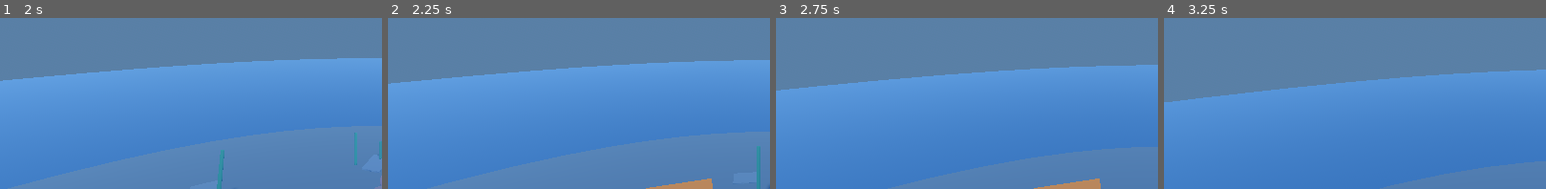
Above: before the commit, frames 1-4 (left to right).
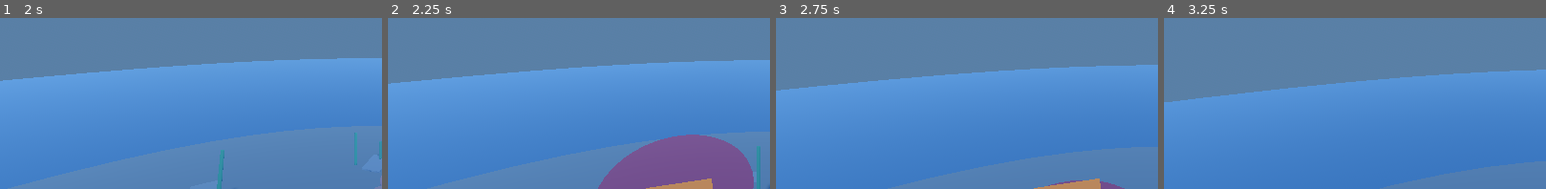
Above: after the commit, the same moments.

Repository: onebit-aidan-kris/scary-fish-jam
Game: Godot game, scene res://scenes/levels/fishing/fishing_level.tscn
Two runs of this game, one before a commit and one after it. Both use one fixed random seed, a clock stepped at 60 frames per second and the inputs below. This scene is started directly instead of the project's main scene.
Inputs (mouse positions are % of the whole screen's width and height, from its top left):
- Up to frame 1 (2 s): click "Start Game" at 0.5 s; tap Enter at 1.25 s; move the mouse to (55, 37) at 1.27 s; hold W (move_forward) from 1.28 s (still down); hold Ctrl (crouch) from 1.28 s (still down); tap Space (jump) at 1.52 s
- Up to frame 2 (2.25 s): keep holding W (move_forward); move the mouse to (45, 38) at 2.02 s; release Ctrl (crouch) at 2.03 s; tap E (interact) at 2.1 s
- Up to frame 3 (2.75 s): keep holding W (move_forward); tap Space (jump) at 2.27 s
- Up to frame 4 (3.25 s): keep holding W (move_forward); move the mouse to (52, 35) at 2.77 s; hold Shift (sprint) from 2.78 s (still down)
The pictures show only the part of the screen within x 0-50%, y 50-100%; the shares and areas given below are measured in that part.

Frame 1 is identical in both runs. In frame 2, 9.2% of the frame differs, in the area x 55-96%, y 68-100%; in frame 3, 0.2%; in frame 4, nothing differs.

Commit message:
have circles

Diff:
--- a/project/scenes/levels/fishing/fish.gd
+++ b/project/scenes/levels/fishing/fish.gd
@@ -4,19 +4,58 @@
 @onready var nav_agent: NavigationAgent3D = $NavigationAgent3D
 
 var child_mesh: MeshInstance3D
+var is_highlighted: bool = false
+
+var highlight_circle: MeshInstance3D
+var highlight_timer_ticks = 120 # Assume 60fps?
 
 func _ready() -> void:
 	child_mesh = get_node("MeshInstance3D")
 
 
+func _process(delta: float) -> void:
+	if is_highlighted:
+		if (highlight_circle.mesh as SphereMesh).radius > 0:
+			(highlight_circle.mesh as SphereMesh).radius -= 0.003
+		else:
+			is_highlighted = false
+			highlight_circle.queue_free()
+			highlight_circle = null
+			return
+
 # Highlights the fish in bright red.
 func highlight() -> void:
-	var mat := child_mesh.get_surface_override_material(0) as StandardMaterial3D
+	if is_highlighted:
+		return
+	is_highlighted = true
+	# Calculate the y intersection above the fish with the WaterSurface
+	var water_surface: MeshInstance3D = get_tree().get_first_node_in_group("WaterSurface")
+	print("water surface is: ", water_surface)
+	var water_surface_pos: Vector3 = water_surface.global_position
+	var fish_pos: Vector3 = global_position
+	var fish_height: float = fish_pos.y
+	var water_surface_height: float = water_surface_pos.y
+	var layer_offset: float = 1 # To ensure circle is visible above water surface (barely)
+	var intersection_y: float = fish_height + water_surface_height + layer_offset
+	print("intersection_y is: ", intersection_y)
+
+
+	#Draw a red circle at this intersection point
+	highlight_circle = MeshInstance3D.new()
+	var sphere_mesh := SphereMesh.new()
+	sphere_mesh.radius = 3
+	sphere_mesh.height = 3
+	highlight_circle.mesh = sphere_mesh
+	# Set the material to red
+	var mat := StandardMaterial3D.new()
 	mat.albedo_color = Color.RED
-	mat.emission_energy_multiplier = 3.0
+	mat.emission_energy_multiplier = 5.0
+	mat.shading_mode = BaseMaterial3D.SHADING_MODE_UNSHADED
+	highlight_circle.set_surface_override_material(0, mat)
 
-	print("highlighting fish: ", self )
-	print("child_mesh is: ", child_mesh)
-	print("override count is: ", child_mesh.get_surface_override_material_count())
-	print("override mat is: ", child_mesh.get_surface_override_material(0))
+	get_tree().root.add_child(highlight_circle)
+	highlight_circle.global_position = Vector3(fish_pos.x, intersection_y, fish_pos.z)
+
+	print("highlight_circle is at position: ", highlight_circle.global_position)
+
 	#(child_mesh.get_surface_override_material(0) as StandardMaterial3D).albedo_color = Color.RED
--- a/project/scenes/levels/fishing/fishing_level.tscn
+++ b/project/scenes/levels/fishing/fishing_level.tscn
@@ -84,7 +84,7 @@
 transform = Transform3D(0.866, 0.354, -0.354, 0, 0.707, 0.707, 0.5, -0.612, 0.612, 0, 15, 0)
 shadow_enabled = true
 
-[node name="WaterSurface" type="MeshInstance3D" parent="." unique_id=1101279172]
+[node name="WaterSurface" type="MeshInstance3D" parent="." unique_id=1101279172 groups=["WaterSurface"]]
 mesh = SubResource("WaterMesh_fish")
 surface_material_override/0 = SubResource("WaterMat_fish")
 
